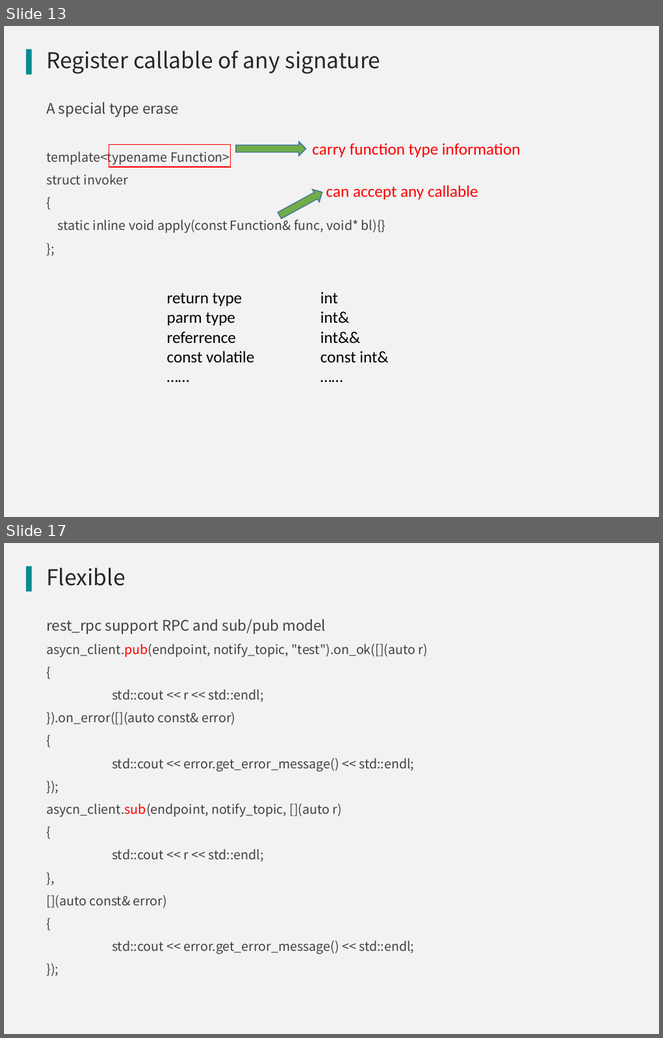
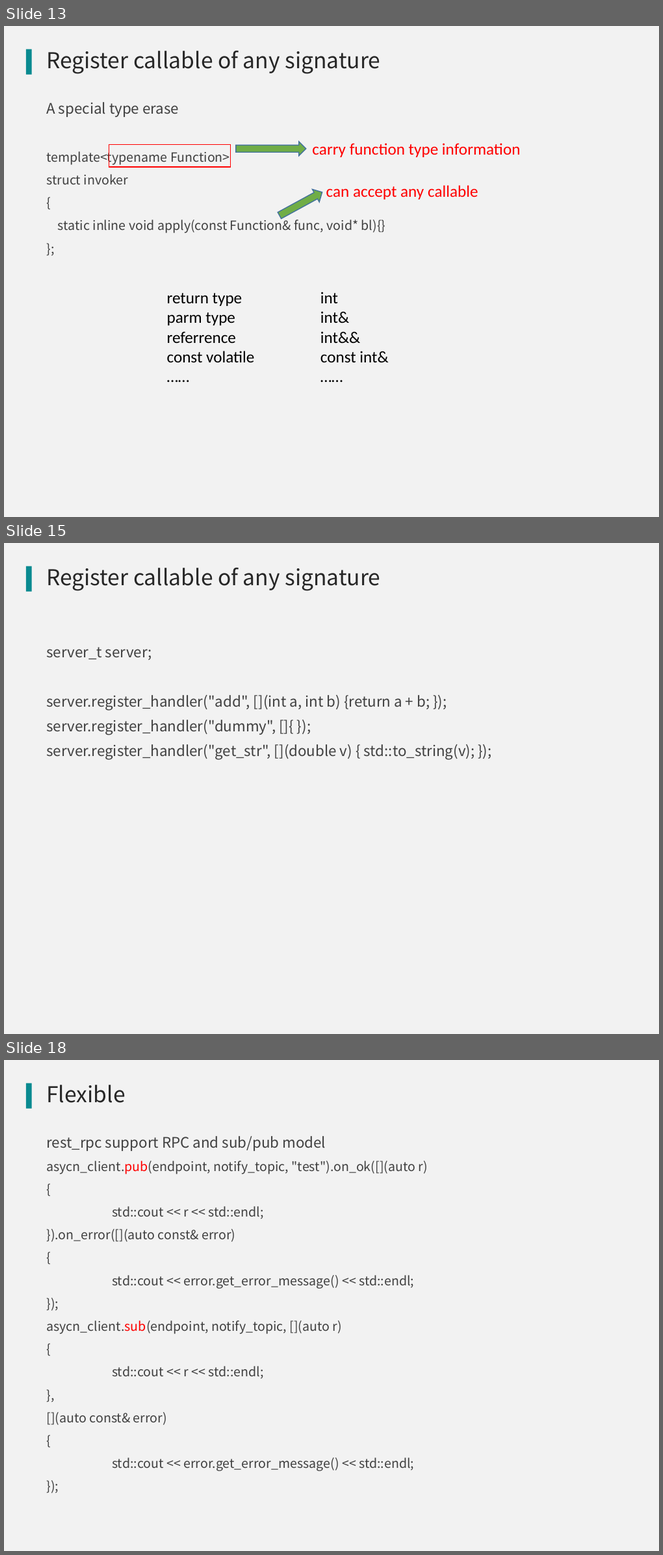
Before and after one commit to qicosmos/cppnow2017-ppt, a slide deck: An easy to use RPC framework implemented by c++11 and c++14.pptx. Shown one above the other, each under a label of ours: slides 13 and 17 before the commit, slides 13, 15 and 18 after it; the slides between them are not shown. The pictures are 663x1038 and 663x1555 pixels, drawn with LibreOffice and Linux fonts; fonts in the diff are those of the drawing; background and template pictures are left out. Boxes give left, top, right and bottom in pixels: in the first picture for what was removed or moved away, otherwise in the second. Text is boxed around its words. In the diff, an @@ line names an element or a change of style, - is before the commit and + after.

```diff
--- a/An easy to use RPC framework implemented by c++11 and c++14.pptx
+++ b/An easy to use RPC framework implemented by c++11 and c++14.pptx
@@ slide 15 added at box(4, 543, 659, 1034), background #F2F2F2; not listed: 1 template element that a slide beside it also shows @@
@@ title added at box(46, 568, 380, 591), 24 pt, text #262626 @@
+Register callable of any signature
@@ text added at box(46, 647, 475, 760), 16 pt, text #404040 @@
+server_t server;
+server.register_handler("add", [](int a, int b) {return a + b; });
+server.register_handler("dummy", []{ });
+server.register_handler("get_str", [](double v) { std::to_string(v); });
@@ what was slide 17 is now slide 18 @@
```
Also in this commit, not shown: 4 slides changed, 2 other files.
